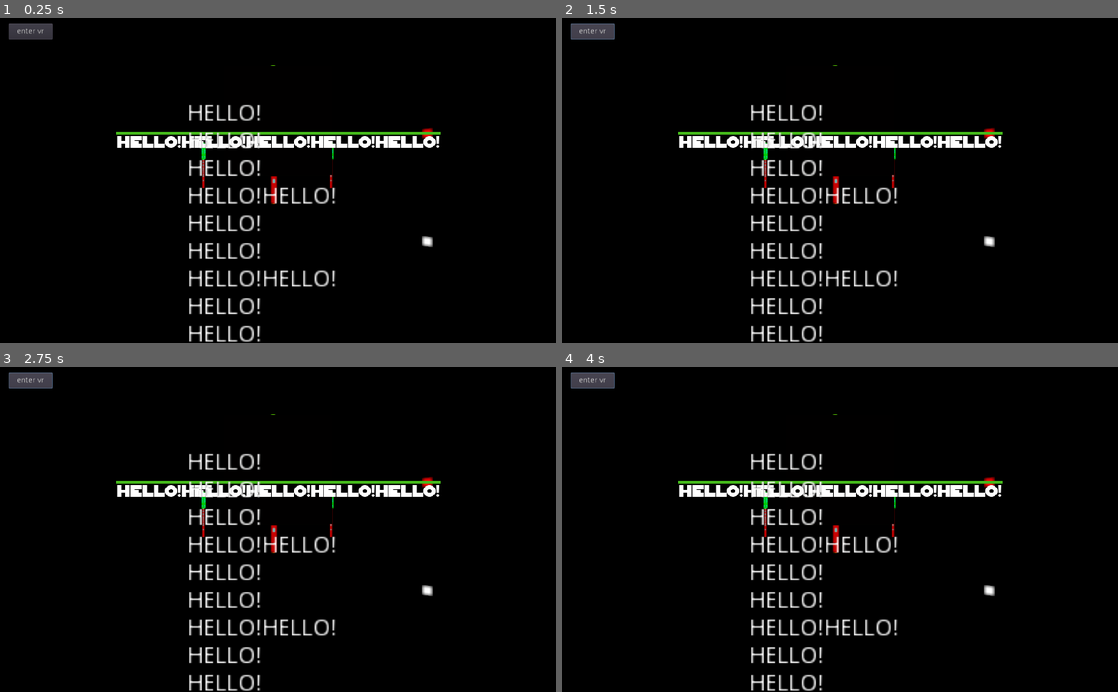
Above: before the commit, frames 1-4 (two rows, left to right).
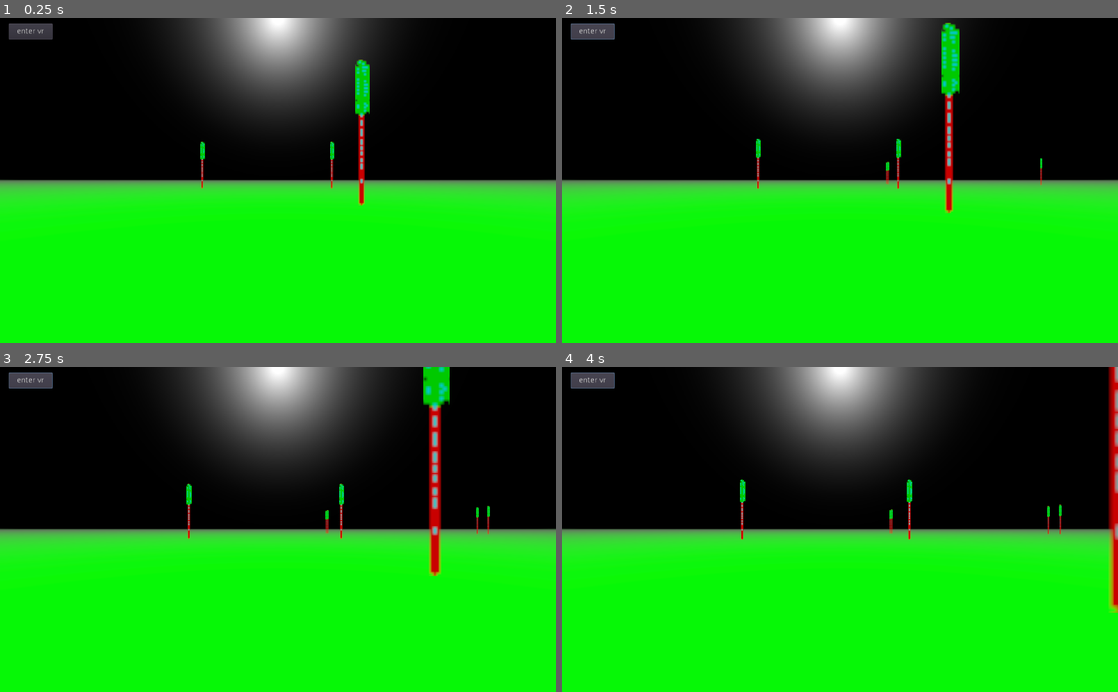
Above: after the commit, the same moments.

Repository: SteveSmith16384/DeathchaseVR
Game: Godot game, scene res://Main.tscn
The game is run twice, just before and just after one commit, with the same random seed, the same clock (stepped at 60 frames per second) and the same inputs. The engine's default icon, where the game draws it, is replaced by a stand-in: a white triangle on a blue panel in a dark square.
Inputs:
- Up to frame 1 (0.25 s): no input
- Up to frame 2 (1.5 s): click "enter vr" at 0.5 s; click "enter vr" at 1.25 s
- Up to frame 3 (2.75 s): click "enter vr" at 2 s
- Up to frame 4 (4 s): no input

The runs differ from the first frame. In frame 1, 63% of the frame differs, in the area x 0-100%, y 0-100%; in frame 2, 64%; in frame 3, 64%; in frame 4, 64%.

Commit message:
Adding trees

Diff:
--- a/src/Globals.gd
+++ b/src/Globals.gd
@@ -1,4 +1,10 @@
-class_name Globals
+#class_name Globals
 extends Node
 
-#const
+
+var rnd : RandomNumberGenerator
+
+func _ready():
+	rnd = RandomNumberGenerator.new()
+	rnd.randomize()
+	pass
--- a/src/Level.gd
+++ b/src/Level.gd
@@ -1,22 +1,33 @@
 extends Spatial
 
-var tree_class = load("res://Tree.tscn")
+var player : Player
+
+onready var tree_class = preload("res://Tree.tscn")
+
+func _ready():
+	var main = get_tree().get_root().get_node("Main")
+	player = main.get_node("Player")
+	pass
+
+
 func _process(delta):
 	pass
 
 
 func _on_Timer_timeout():
 	var num_trees = self.get_child_count()
-	if num_trees < 4:
-		create_tree()
-		pass
+	#if num_trees < 10:
+	create_tree()
+	#	pass
 	pass
 
 
 func create_tree() -> void:
-	var tree = tree_class.new_instance();
+	var pos : Vector3  = player.get_random_position()
 
-
+	var tree = tree_class.instance();
+	tree.translation.x = pos.x
+	tree.translation.z = pos.z
 
 	self.add_child(tree)
 	pass
--- a/src/Level.tscn
+++ b/src/Level.tscn
@@ -1,14 +1,10 @@
-[gd_scene load_steps=4 format=2]
+[gd_scene load_steps=3 format=2]
 
 [ext_resource path="res://Tree.tscn" type="PackedScene" id=1]
 [ext_resource path="res://Level.gd" type="Script" id=2]
-[ext_resource path="res://TextTest.tscn" type="PackedScene" id=3]
 
 [node name="Level" type="Spatial"]
 script = ExtResource( 2 )
-
-[node name="TextTest" parent="." instance=ExtResource( 3 )]
-transform = Transform( 1, 0, 0, 0, 1, 0, 0, 0, 1, 0, 0, -5.26462 )
 
 [node name="Tree" parent="." instance=ExtResource( 1 )]
 transform = Transform( 1, 0, 0, 0, 1, 0, 0, 0, 1, 0, 0, 3 )
@@ -26,10 +22,10 @@
 transform = Transform( 1, 0, 0, 0, 1, 0, 0, 0, 1, -4.14194, 0, -0.260492 )
 
 [node name="Tree4" parent="." instance=ExtResource( 1 )]
-transform = Transform( 1, 0, 0, 0, 1, 0, 0, 0, 1, -0.0776572, 0, -5.5961 )
+transform = Transform( 1, 0, 0, 0, 1, 0, 0, 0, 1, 1.94371, 0, -5.5961 )
 
 [node name="Timer" type="Timer" parent="."]
-wait_time = 2.0
+wait_time = 0.5
 autostart = true
 
 [connection signal="timeout" from="Timer" to="." method="_on_Timer_timeout"]
--- a/src/Main.gd
+++ b/src/Main.gd
@@ -1,11 +1,15 @@
 extends Spatial
 
+var player_start_y : float
 
 func _ready():
+	player_start_y = $Player.translation.y
 	pass
 
 
 func _process(delta):
+	$Player.translation.y = self.player_start_y
+
 	var controller_basis : Basis = $Player/VRMain.get_controller_orientation()
 	$Player.direction = Vector3()
 	$Player.direction -= controller_basis.z
@@ -43,5 +47,5 @@
 
 
 func _on_Player_entity_left_area(body):
-	#body.queue_free()
+	body.queue_free()
 	pass
--- a/src/Player.gd
+++ b/src/Player.gd
@@ -1,3 +1,4 @@
+class_name Player
 extends KinematicBody
 
 signal entity_left_area
@@ -12,10 +13,6 @@
 
 
 func _process(delta):
-#	var direction = Vector3()
-#	var controller_basis : Basis = $Player/VRMain.get_controller_orientation()
-#	direction -= head_basis.z
-
 	if accel:
 		speed += 1
 	else:
@@ -23,6 +20,7 @@
 		if speed < 0:
 			speed = 0
 
+	speed = 1
 	self.move_and_slide(direction * speed, Vector3.UP)
 	pass
 
@@ -40,3 +38,8 @@
 func _on_RemovalArea_body_shape_exited(body_id, body, body_shape, local_shape):
 	emit_signal("entity_left_area", body)
 	pass
+
+
+func get_random_position() -> Vector3:
+	var idx = Globals.rnd.randi_range(1, $SpawnPoints.get_child_count())
+	return $SpawnPoints.get_node("Position3D_" + str(idx)).get_global_transform().origin
--- a/src/Player.tscn
+++ b/src/Player.tscn
@@ -20,4 +20,42 @@
 [node name="CollisionShape" type="CollisionShape" parent="RemovalArea"]
 shape = SubResource( 2 )
 
+[node name="SpawnPoints" type="Spatial" parent="."]
+
+[node name="Position3D_1" type="Position3D" parent="SpawnPoints"]
+transform = Transform( 1, 0, 0, 0, 1, 0, 0, 0, 1, 35.5214, 0, 0 )
+
+[node name="Position3D_2" type="Position3D" parent="SpawnPoints"]
+transform = Transform( 1, 0, 0, 0, 1, 0, 0, 0, 1, -35.5214, 0, 0 )
+
+[node name="Position3D_3" type="Position3D" parent="SpawnPoints"]
+transform = Transform( 1, 0, 0, 0, 1, 0, 0, 0, 1, 0.50032, 0, -35.7716 )
+
+[node name="Position3D_9" type="Position3D" parent="SpawnPoints"]
+transform = Transform( 1, 0, 0, 0, 1, 0, 0, 0, 1, 7.20088, 0, -35.7716 )
+
+[node name="Position3D_10" type="Position3D" parent="SpawnPoints"]
+transform = Transform( 1, 0, 0, 0, 1, 0, 0, 0, 1, -10.4642, 0, -35.7716 )
+
+[node name="Position3D_11" type="Position3D" parent="SpawnPoints"]
+transform = Transform( 1, 0, 0, 0, 1, 0, 0, 0, 1, -20.5151, 0, -29.2233 )
+
+[node name="Position3D_12" type="Position3D" parent="SpawnPoints"]
+transform = Transform( 1, 0, 0, 0, 1, 0, 0, 0, 1, 24.866, 0, -29.2233 )
+
+[node name="Position3D_8" type="Position3D" parent="SpawnPoints"]
+transform = Transform( 1, 0, 0, 0, 1, 0, 0, 0, 1, 0.50032, 0, 35.7135 )
+
+[node name="Position3D_4" type="Position3D" parent="SpawnPoints"]
+transform = Transform( 1, 0, 0, 0, 1, 0, 0, 0, 1, 28.7674, 0, -22.5136 )
+
+[node name="Position3D_5" type="Position3D" parent="SpawnPoints"]
+transform = Transform( 1, 0, 0, 0, 1, 0, 0, 0, 1, 28.7674, 0, 22.0133 )
+
+[node name="Position3D_6" type="Position3D" parent="SpawnPoints"]
+transform = Transform( 1, 0, 0, 0, 1, 0, 0, 0, 1, -28.7673, 0, 22.0133 )
+
+[node name="Position3D_7" type="Position3D" parent="SpawnPoints"]
+transform = Transform( 1, 0, 0, 0, 1, 0, 0, 0, 1, -28.7673, 0, -22.9202 )
+
 [connection signal="body_shape_exited" from="RemovalArea" to="." method="_on_RemovalArea_body_shape_exited"]
--- a/src/project.godot
+++ b/src/project.godot
@@ -9,13 +9,13 @@
 config_version=4
 
 _global_script_classes=[ {
-"base": "Node",
-"class": "Globals",
+"base": "KinematicBody",
+"class": "Player",
 "language": "GDScript",
-"path": "res://Globals.gd"
+"path": "res://Player.gd"
 } ]
 _global_script_class_icons={
-"Globals": ""
+"Player": ""
 }
 
 [application]
@@ -24,6 +24,10 @@
 run/main_scene="res://Main.tscn"
 config/icon="res://icon.png"
 
+[autoload]
+
+Globals="*res://Globals.gd"
+
 [physics]
 
 common/enable_pause_aware_picking=true
--- a/src/vr/VRMain.tscn
+++ b/src/vr/VRMain.tscn
@@ -1,15 +1,17 @@
-[gd_scene load_steps=8 format=2]
+[gd_scene load_steps=6 format=2]
 
 [ext_resource path="res://vr/VRMain.gd" type="Script" id=1]
-[ext_resource path="res://icon.png" type="Texture" id=2]
-[ext_resource path="res://assets/background1.png" type="Texture" id=3]
 
-[sub_resource type="PanoramaSky" id=5]
-panorama = ExtResource( 3 )
+[sub_resource type="ProceduralSky" id=5]
+sky_top_color = Color( 0.0235294, 0.984314, 0.917647, 1 )
+sky_energy = 0.0
+ground_bottom_color = Color( 0.0313726, 0.976471, 0.0235294, 1 )
+ground_horizon_color = Color( 0.388235, 0.423529, 0.372549, 1 )
 
 [sub_resource type="Environment" id=4]
 background_mode = 2
 background_sky = SubResource( 5 )
+ambient_light_color = Color( 0.894118, 0.988235, 0.984314, 1 )
 
 [sub_resource type="CubeMesh" id=1]
 size = Vector3( 0.1, 0.1, 0.1 )
@@ -35,38 +37,6 @@
 [node name="ARVRCamera" type="ARVRCamera" parent="ARVROrigin"]
 environment = SubResource( 4 )
 current = true
-far = 40.0
-
-[node name="Sprite3D" type="Sprite3D" parent="ARVROrigin/ARVRCamera"]
-transform = Transform( 1, 0, 0, 0, 1, 0, 0, 0, 1, 0, 0, -4.51885 )
-visible = false
-billboard = 1
-texture = ExtResource( 2 )
-
-[node name="Label" type="Label" parent="ARVROrigin/ARVRCamera/Sprite3D"]
-anchor_right = 0.056
-anchor_bottom = 0.063
-margin_left = 345.068
-margin_top = 156.978
-margin_right = 333.724
-margin_bottom = 133.178
-rect_scale = Vector2( 3, 3 )
-text = "HELLO!
-HELLO!
-HELLO!
-HELLO!HELLO!
-HELLO!
-HELLO!
-HELLO!HELLO!
-HELLO!
-HELLO!
-HELLO!HELLO!
-HELLO!
-HELLO!
-HELLO!"
-__meta__ = {
-"_edit_use_anchors_": false
-}
 
 [node name="LeftController" type="ARVRController" parent="ARVROrigin"]
 
